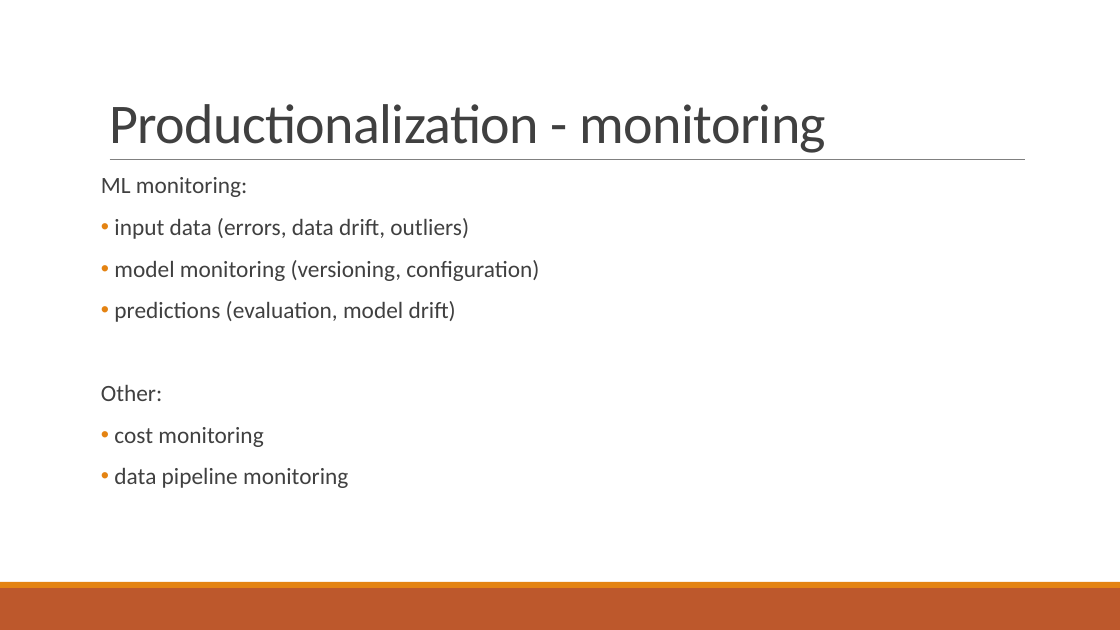
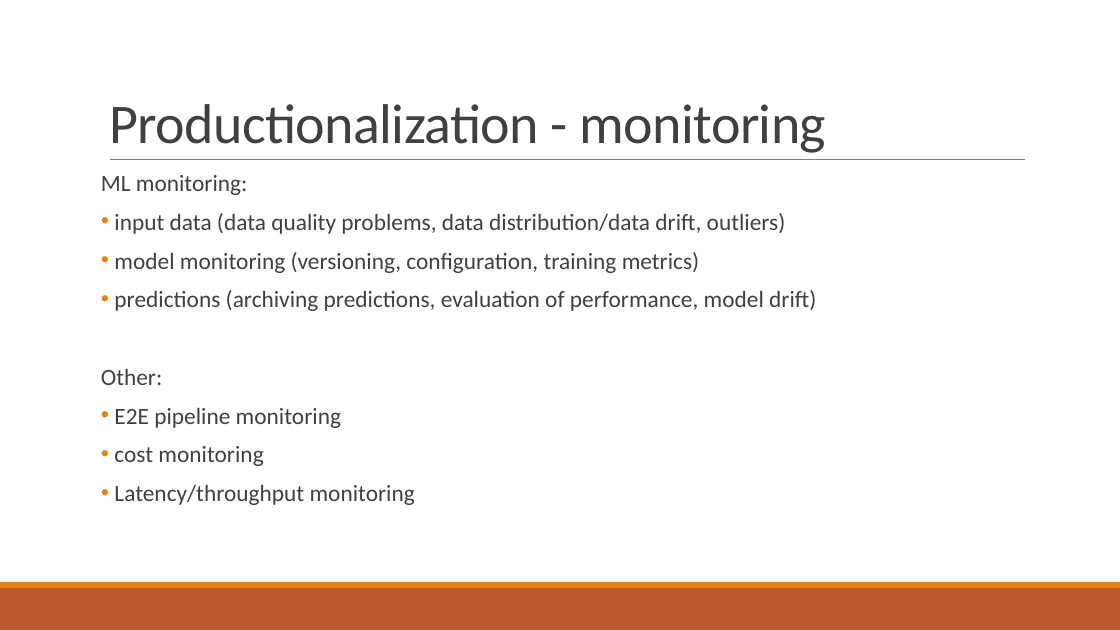
Before and after one commit to nlp-task-kp/sentiment_analysis, a slide deck: slide 14 of presentation/Sentiment analysis for EPARs.pptx (slide 7 before the commit). Drawn at 1120x630 pixels with LibreOffice and Linux fonts; fonts in the diff are those of the drawing. Boxes give left, top, right and bottom in pixels: in the first picture for what was removed or moved away, otherwise in the second. Text is boxed around its words. In the diff, an @@ line names an element or a change of style, - is before the commit and + after.

```diff
--- a/presentation/Sentiment analysis for EPARs.pptx
+++ b/presentation/Sentiment analysis for EPARs.pptx
@@ text at (101,175,263,466): line spacing 0.9 to 0.8 @@
@@ text at (114,213,816,311): text changed @@
-• input data (errors, data drift, outliers)
-• model monitoring (versioning, configuration)
-• predictions (evaluation, model drift)
+• input data (data quality problems, data distribution/data drift, outliers)
+• model monitoring (versioning, configuration, training metrics)
+• predictions (archiving predictions, evaluation of performance, model drift)
@@ text at (114,408,341,428): paragraph added @@
+• E2E pipeline monitoring
@@ text at (114,485,415,505): text changed @@
-• data pipeline monitoring
+• Latency/throughput monitoring
```
Also in this commit, not shown: 4 other slides changed, 11 slides added.
